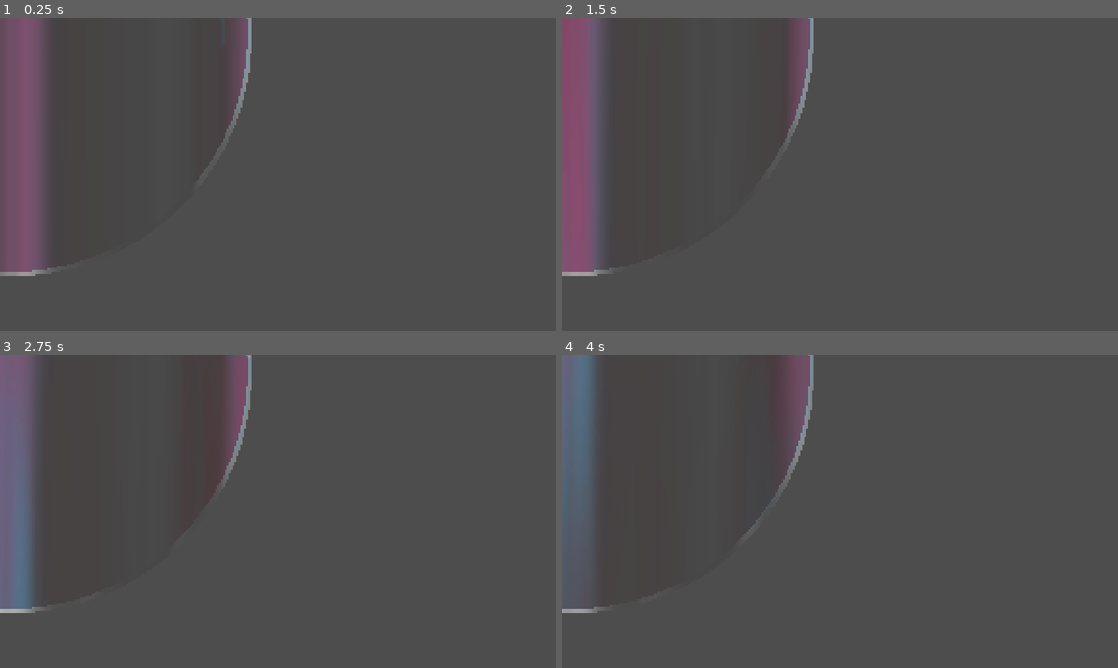
Above: before the commit, frames 1-4 (two rows, left to right).
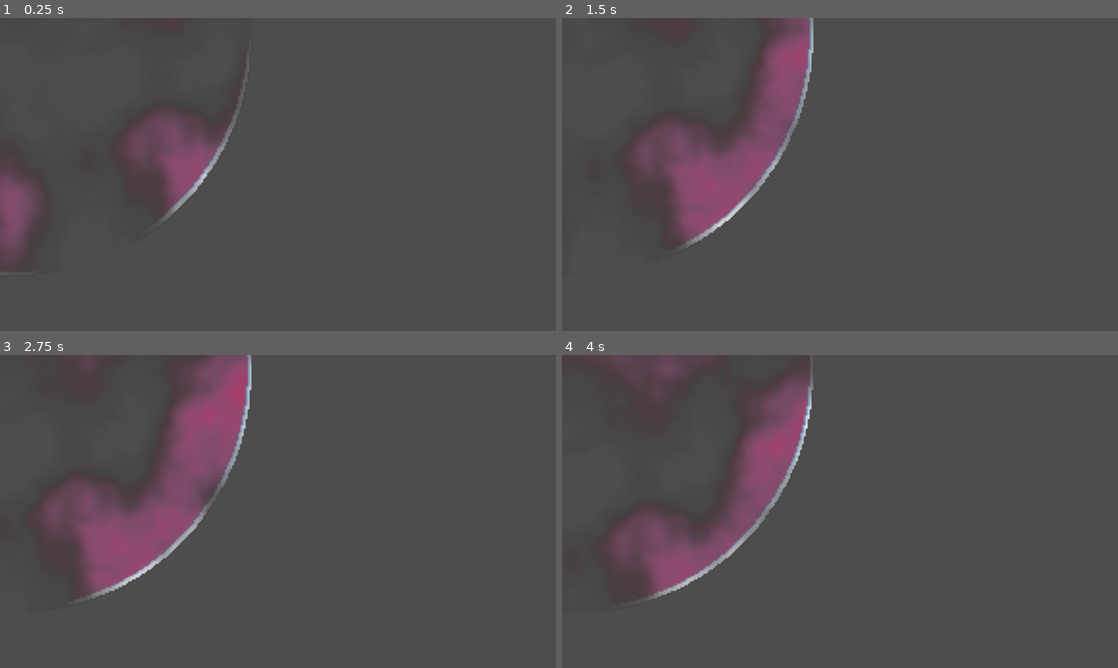
Above: after the commit, the same moments.

Repository: razzius/oxygen-farm
Game: Godot game, scene res://Bubble/Bubble_Scaled.tscn
Same seed, same stepped clock (60 frames per second), same inputs: the game is played once before the commit and once after it. This scene is started directly instead of the project's main scene.
Inputs:
- Up to frame 1 (0.25 s): no input
- Up to frame 2 (1.5 s): hold D (right) from 0.53 s (still down); tap Space (cut) at 0.6 s; tap W (up) at 0.77 s; tap Shift (shift) at 1.35 s
- Up to frame 3 (2.75 s): tap W (up) at 1.52 s; release D (right) at 2.03 s; hold Left (left) from 2.03 s (still down); tap Space (cut) at 2.1 s
- Up to frame 4 (4 s): release Left (left) at 2.78 s; hold D (right) from 2.78 s (still down); tap Shift (shift) at 2.85 s; tap W (up) at 3.02, 3.77 s; tap Space (cut) at 3.6 s

The runs differ from the first frame. In frame 1, 7.8% of the frame differs, in the area x 0-46%, y 0-83%; in frame 2, 14%; in frame 3, 16%; in frame 4, 12%.
Error before the commit: Parse Error: Function "get_material_override()" not found in base self. (res://Bubble/addrandomseed.gd:2)

Commit message:
Some bubble changes

Diff:
--- a/Bubble/3d Bubble.tscn
+++ b/Bubble/3d Bubble.tscn
@@ -1,7 +1,6 @@
-[gd_scene load_steps=12 format=3 uid="uid://dkr40lnpqntlq"]
+[gd_scene load_steps=11 format=3 uid="uid://dkr40lnpqntlq"]
 
 [ext_resource type="Shader" path="res://Shaders/Water.gdshader" id="1_m1xhi"]
-[ext_resource type="Script" path="res://Bubble/addrandomseed.gd" id="2_juqio"]
 
 [sub_resource type="ProceduralSkyMaterial" id="ProceduralSkyMaterial_vxvh1"]
 sky_horizon_color = Color(0.64625, 0.65575, 0.67075, 1)
@@ -63,7 +62,6 @@
 [node name="MeshInstance3D" type="MeshInstance3D" parent="."]
 material_override = SubResource("ShaderMaterial_qvivj")
 mesh = SubResource("SphereMesh_d4c7y")
-script = ExtResource("2_juqio")
 
 [node name="Camera3D" type="Camera3D" parent="."]
 transform = Transform3D(1, 0, 0, 0, 1, 0, 0, 0, 1, 0, 0.0420367, 1.44618)
--- a/Bubble/Bubble_Scaled.tscn
+++ b/Bubble/Bubble_Scaled.tscn
@@ -5,6 +5,7 @@
 [node name="BubbleScaled" type="Node2D"]
 
 [node name="SubViewportContainer" type="SubViewportContainer" parent="."]
+texture_filter = 2
 offset_left = -1002.0
 offset_top = -1036.0
 offset_right = 1142.0
--- a/Bubble/addrandomseed.gd
+++ /dev/null
@@ -1,3 +0,0 @@
-func _ready():
-	var material = get_material_override() as ShaderMaterial
-	material.set_shader_parameter("seed", randf() * 10000.0)
--- a/Bubble/bubble_composite.tscn
+++ b/Bubble/bubble_composite.tscn
@@ -76,9 +76,9 @@
 shader_parameter/outline_color = null
 shader_parameter/outline_width = 1.0
 shader_parameter/enable_wave = true
-shader_parameter/wave_speed = 3.752
-shader_parameter/wave_amplitude = 2.388
-shader_parameter/time_scale = 34.545
+shader_parameter/wave_speed = 4.763
+shader_parameter/wave_amplitude = 1.967
+shader_parameter/time_scale = 0.025
 shader_parameter/palette = ExtResource("3_6nywn")
 shader_parameter/wave_texture = SubResource("NoiseTexture2D_1tec6")
 
--- a/Shaders/utility.gdshader
+++ b/Shaders/utility.gdshader
@@ -130,7 +130,10 @@
     vec4 color = texture(TEXTURE, UV);
 
     if (enable_wave) {
-		float wave = texture(wave_texture, vec2(UV.x, UV.y * mod(TIME / time_scale, 1.0))).r;
+	float wave = texture(wave_texture, vec2(
+	    UV.x + sin(TIME * 0.5) * 0.1,
+	    UV.y + cos(TIME * 0.3) * 0.1
+	)).r;
     if (color.a > 0.0) {
         color.rgb /= color.a;
     }
